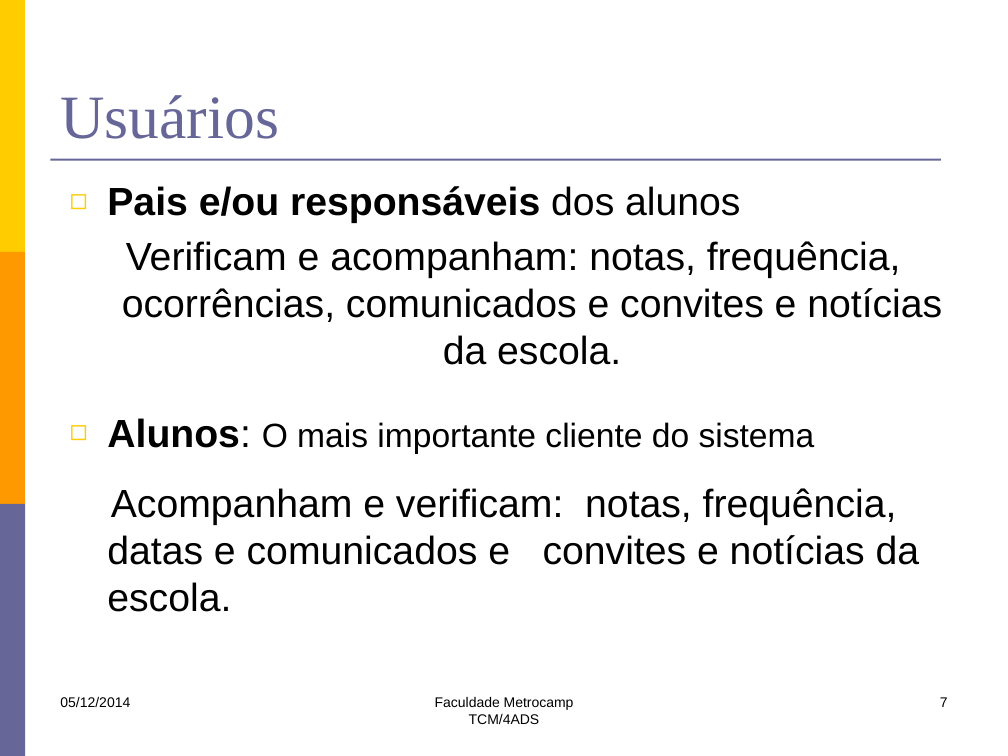
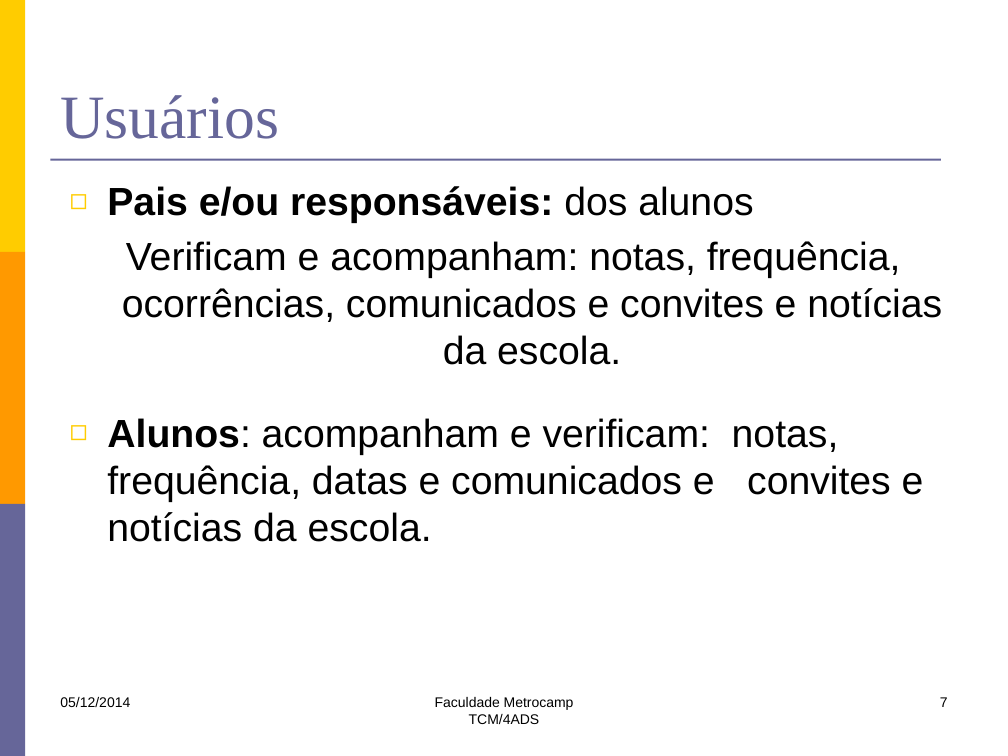
Before and after one commit to lfernandobra/pi5g1s14, a slide deck: slide 7 of documentacao/G5_Apresentacao2sem2014 final.pptx. Drawn at 1008x756 pixels with LibreOffice and Linux fonts; fonts in the diff are those of the drawing. Boxes give left, top, right and bottom in pixels: in the first picture for what was removed or moved away, otherwise in the second. Text is boxed around its words. In the diff, an @@ line names an element or a change of style, - is before the commit and + after.

```diff
--- a/documentacao/G5_Apresentacao2sem2014 final.pptx
+++ b/documentacao/G5_Apresentacao2sem2014 final.pptx
@@ text at <box>107,186,753,223</box>: text changed @@
-◻ Pais e/ou responsáveis dos alunos
+◻ Pais e/ou responsáveis: dos alunos
@@ text at <box>107,418,924,542</box>: text changed @@
-◻ Alunos: O mais importante cliente do sistema
-Acompanham e verificam: notas, frequência, datas e comunicados e convites e notícias da escola.
+◻ Alunos: acompanham e verificam: notas, frequência, datas e comunicados e convites e notícias da escola.
```
Also in this commit, not shown: 5 other slides changed.
